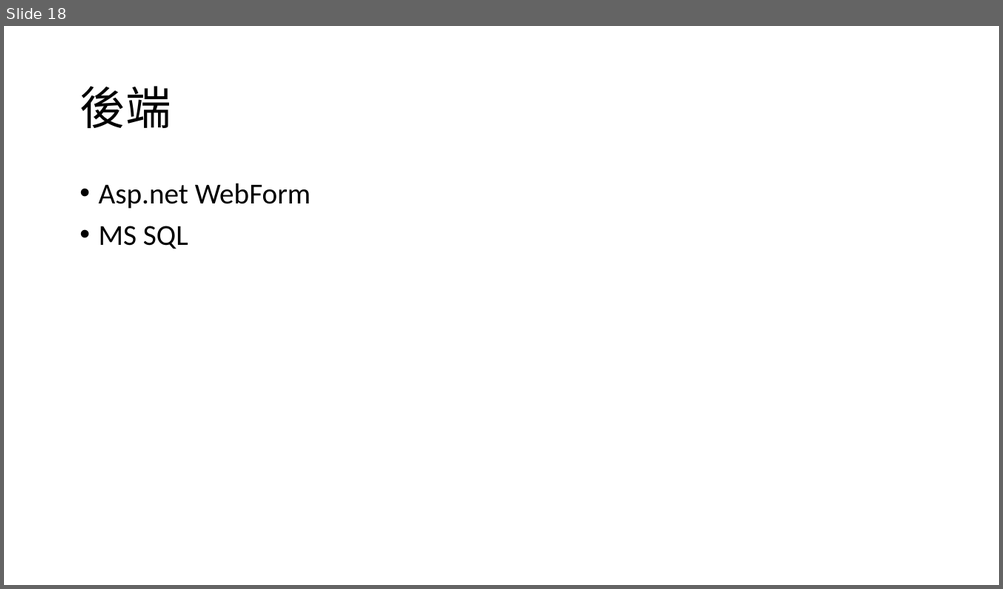
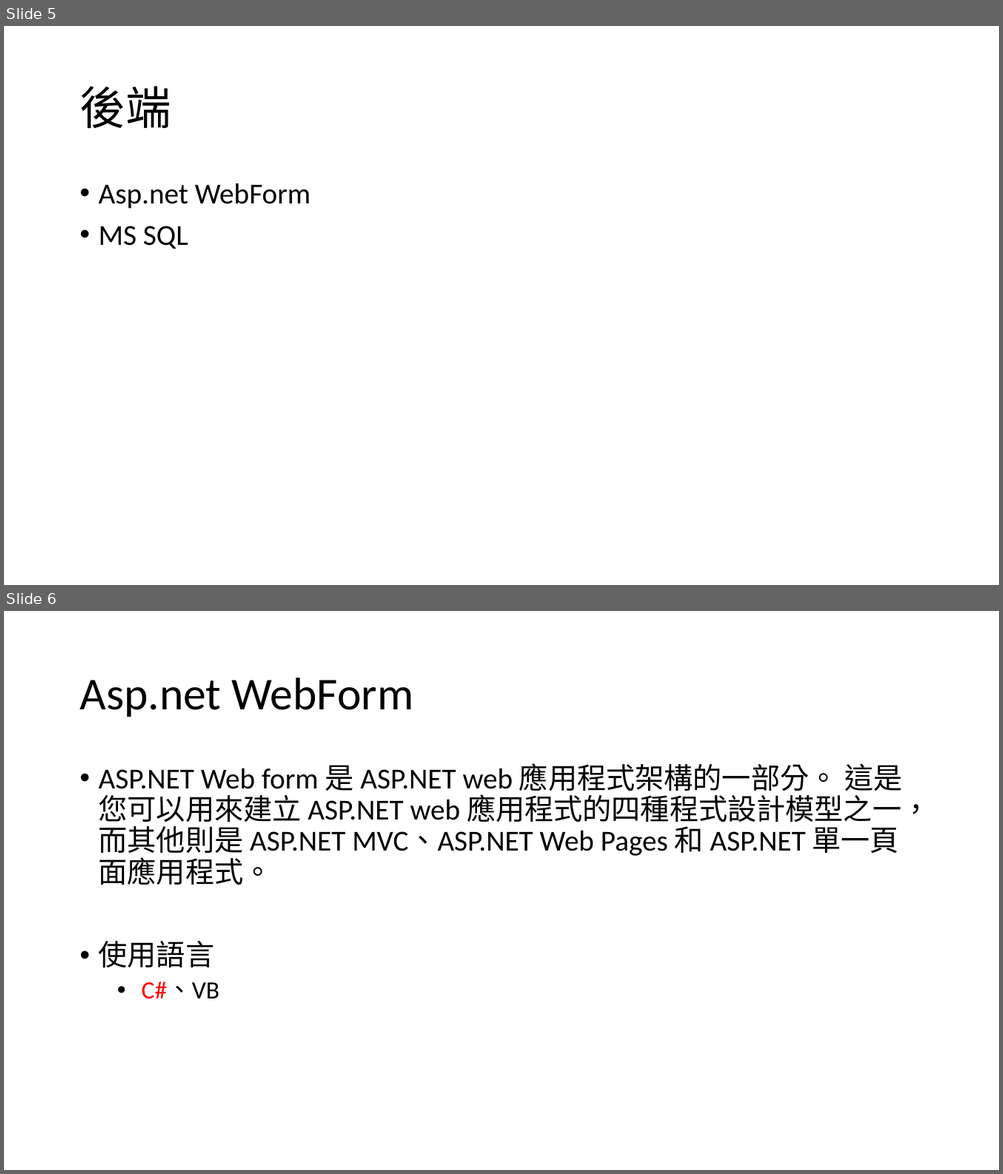
Before and after one commit to Q81JIAXIONG/-, a slide deck: 投影片/1.網頁基礎.pptx. Shown one above the other, each under a label of ours: slide 18 before the commit, slides 5 and 6 after it. The pictures are 1003x589 and 1003x1174 pixels, drawn with LibreOffice and Linux fonts; fonts in the diff are those of the drawing. Boxes give left, top, right and bottom in pixels: in the first picture for what was removed or moved away, otherwise in the second. Text is boxed around its words. In the diff, an @@ line names an element or a change of style, - is before the commit and + after.

```diff
--- a/投影片/1.網頁基礎.pptx
+++ b/投影片/1.網頁基礎.pptx
@@ slide 6 added at [4,611,999,1170], background #FFFFFF @@
@@ title added at [79,678,413,717], 44 pt, text #000000 @@
+Asp.net WebForm
@@ text added at [99,763,930,999], 28 pt, text #000000 @@
+• ASP.NET Web form 是 ASP.NET web 應用程式架構的一部分。 這是您可以用來建立 ASP.NET web 應用程式的四種程式設計模型之一，而其他則是 ASP.NET MVC、ASP.NET Web Pages 和 ASP.NET 單一頁面應用程式。
+• 使用語言
+  • C#、VB
@@ what was slide 18 is now slide 5 @@
```
Also in this commit, not shown: 2 slides changed, 2 other slides added, 1 slide removed, 2 other files.
